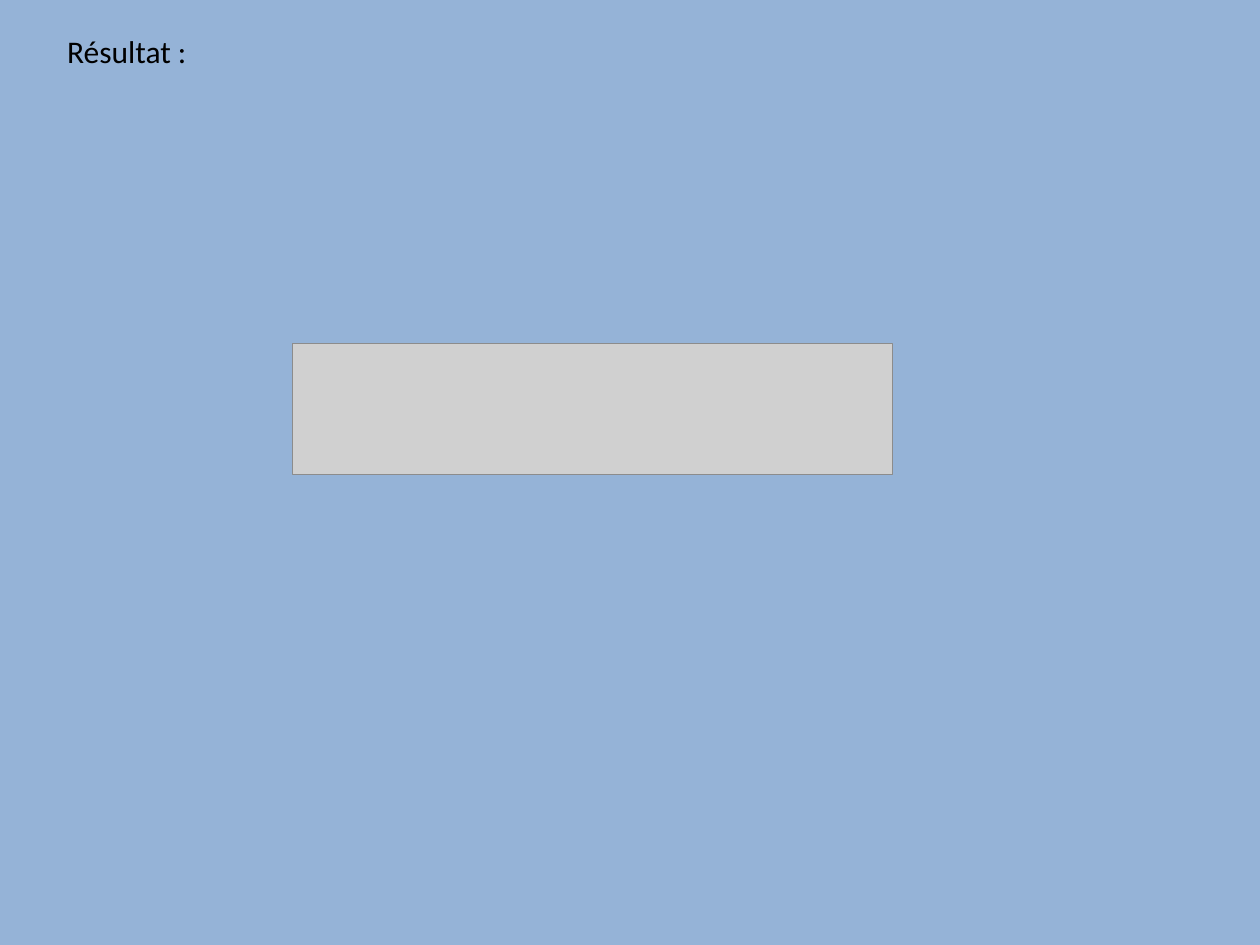
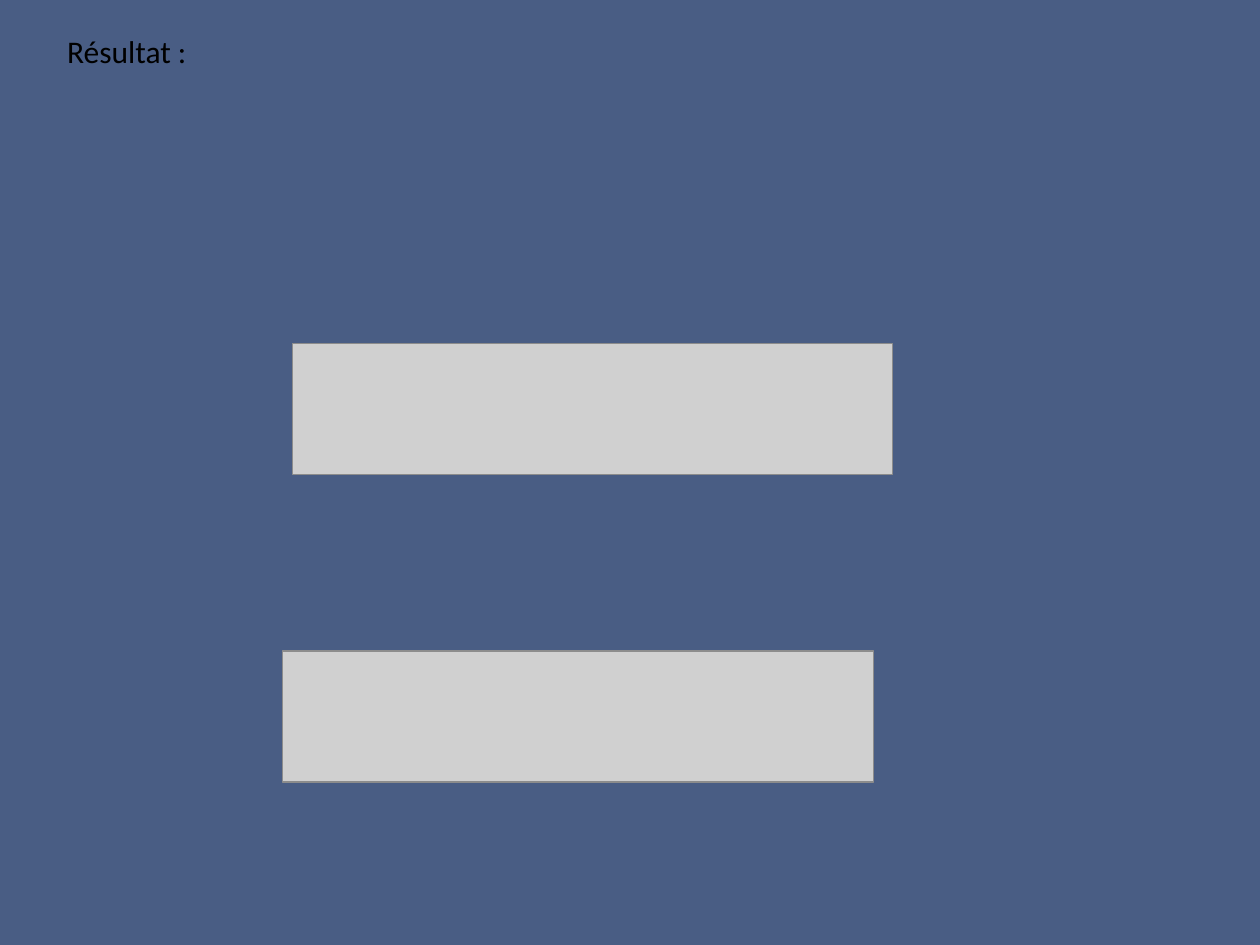
Before and after one commit to telosys-tools-doc/telosys-images, a slide deck: slide 5 of doc/Inkscape-doc.ppt. Drawn at 1260x945 pixels with LibreOffice and Linux fonts; fonts in the diff are those of the drawing; grey boxes stand for pictures. Boxes give left, top, right and bottom in pixels: in the first picture for what was removed or moved away, otherwise in the second. Text is boxed around its words. In the diff, an @@ line names an element or a change of style, - is before the commit and + after.

Commit message:
doc updated

```diff
--- a/doc/Inkscape-doc.ppt
+++ b/doc/Inkscape-doc.ppt
@@ background #95B3D7 to #495D84 @@
@@ picture added at bbox=[282, 651, 873, 782] @@
```
